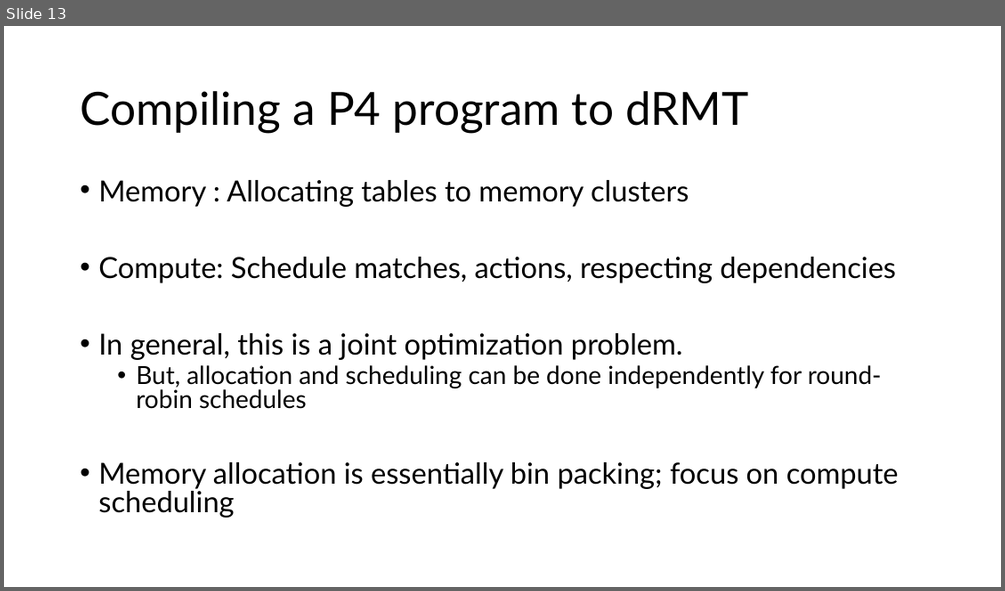
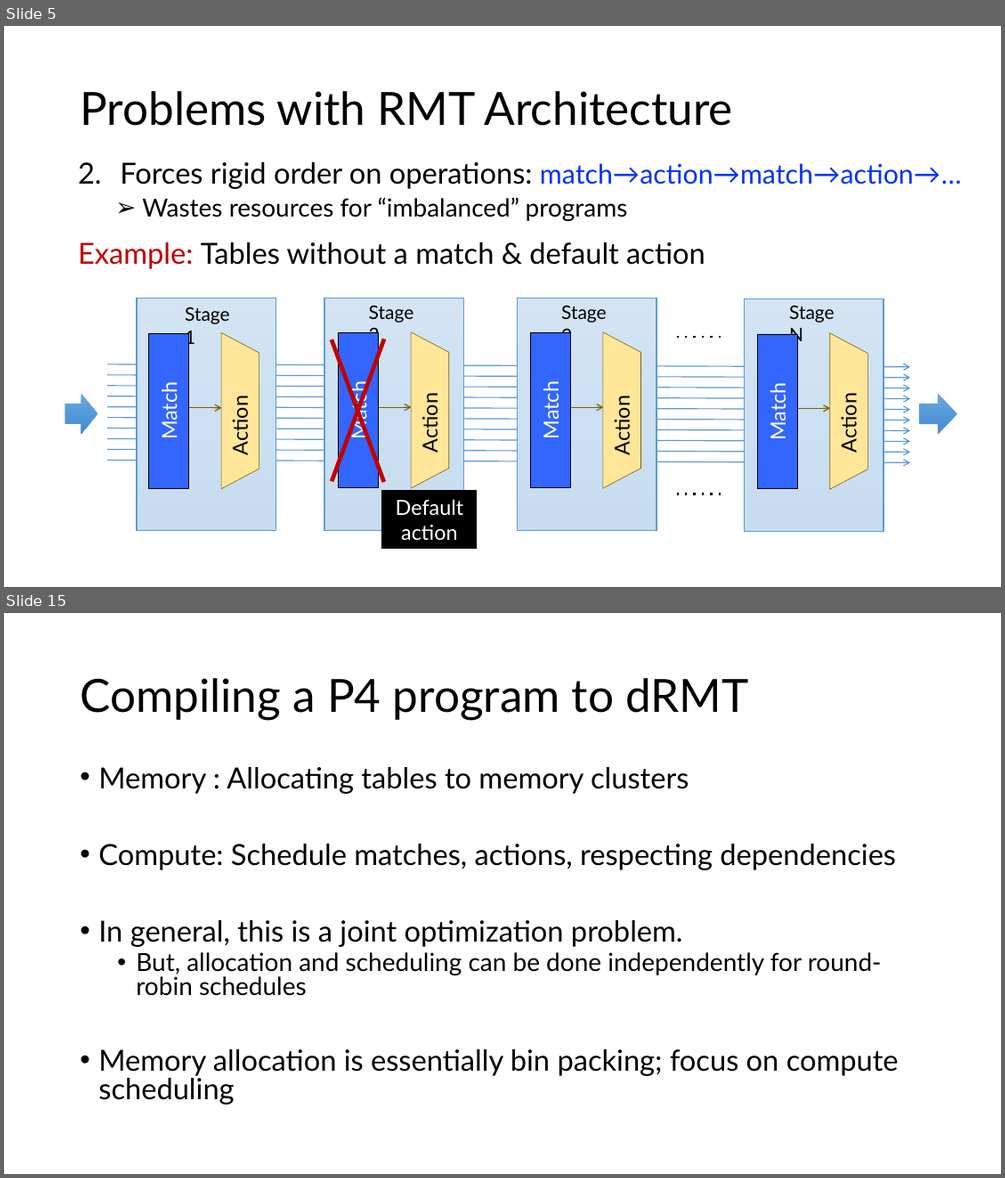
Before and after one commit to anirudhSK/drmt_talk, a slide deck: drmt.pptx. Shown one above the other, each under a label of ours: slide 13 before the commit, slides 5 and 15 after it; the slides between them are not shown. The pictures are 1005x591 and 1005x1178 pixels, drawn with LibreOffice and Linux fonts; fonts in the diff are those of the drawing. Boxes give left, top, right and bottom in pixels: in the first picture for what was removed or moved away, otherwise in the second. Text is boxed around its words. In the diff, an @@ line names an element or a change of style, - is before the commit and + after.

```diff
--- a/drmt.pptx
+++ b/drmt.pptx
@@ slide 5 added at (4,26,1001,587), background #FFFFFF @@
@@ title added at (80,91,733,126), 44 pt, text #000000 @@
+Problems with RMT Architecture
@@ text added at (78,162,962,269), 28 pt, text #000000 @@
+2. Forces rigid order on operations: match→action→match→action→…
+  ➢ Wastes resources for “imbalanced” programs
+Example: Tables without a match & default action
@@ line added from (384, 338) to (332, 482), #C00000 4 pt @@
@@ line added from (332, 339) to (384, 483), #C00000 4 pt @@
@@ group added at (65,297,956,532): 14 arrows, 12 rectangles, 8 texts, 6 lines, 4 trapezoids, 2 right arrows @@
+Stage 1
+Stage 2
+Stage 3
+Match
+Action
+Match
+Action
+Match
+Action
+Stage N
+Match
+Action
@@ rectangle added at (382,491,477,548), fill #000000, outline #000000 1 pt, 20 pt, text #FFFFFF @@
+Default action
@@ what was slide 13 is now slide 15 @@
```
Also in this commit, not shown: 5 slides changed, 6 other slides added, 5 slides removed.
